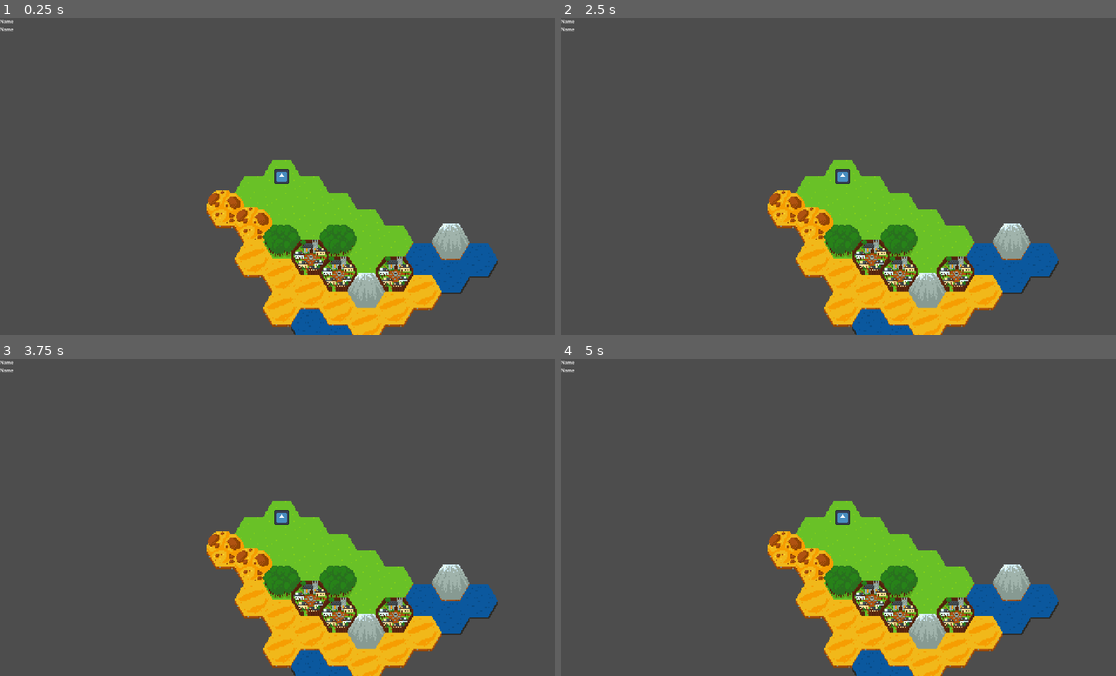
Above: before the commit, frames 1-4 (two rows, left to right).
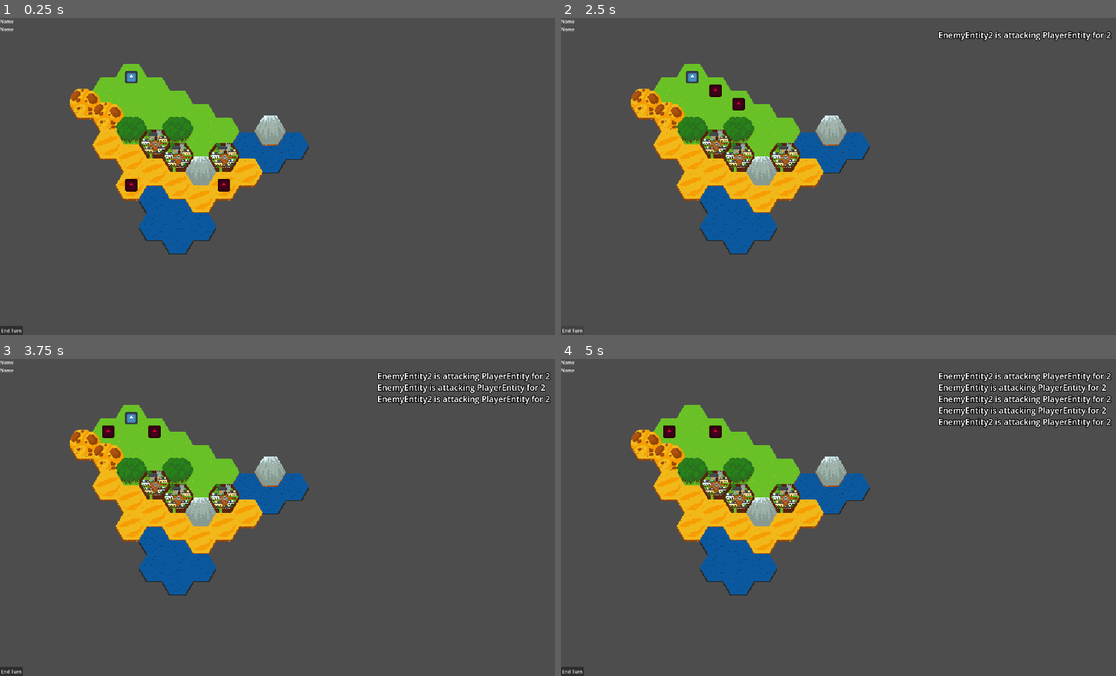
Above: after the commit, the same moments.

Repository: ggmini/idee_3
Game: Godot game, scene res://playground.tscn
The game is run twice, just before and just after one commit, with the same random seed, the same clock (stepped at 60 frames per second) and the same inputs. The engine's default icon, where the game draws it, is replaced by a stand-in: a white triangle on a blue panel in a dark square.
Inputs (mouse positions are in pixels of both pictures, inside the frame that each line leads up to):
- Up to frame 1 (0.25 s): no input
- Up to frame 2 (2.5 s): click (572, 331) at 0.5 s, where only the run after the commit has a clickable "End Turn"; click (572, 331) at 1.25 s, where only the run after the commit has a clickable "End Turn"; click (572, 331) at 2 s, where only the run after the commit has a clickable "End Turn"
- Up to frame 3 (3.75 s): tap Enter at 2.75 s; move the mouse to (405, 501) at 2.77 s; press the mouse at (405, 501) at 2.78 s; move the mouse to (166, 533) at 3.52 s; release the mouse at (166, 533) at 3.53 s; click (166, 533) at 3.6 s
- Up to frame 4 (5 s): tap Space at 4.25 s; move the mouse to (899, 447) at 4.27 s; press the mouse at (899, 447) at 4.28 s

The runs differ from the first frame. In frame 1, 28% of the frame differs, in the area x 0-90%, y 14-100%; in frame 2, 28%; in frame 3, 29%; in frame 4, 31%, in the area x 0-100%, y 4-100%.

Commit message:
entity pathfinding & basic enemy ai

Diff:
--- /dev/null
+++ b/tile-based-strategy/entities/enemy/enemy_entity.gd
@@ -0,0 +1,96 @@
+class_name EnemyEntity
+extends Entity
+
+
+signal movement_finished
+signal turn_finished
+
+func _input(event: InputEvent) -> void:
+	if TurnManager.active_side != TurnManager.sides.AI:
+		return
+
+	super(event)
+
+
+func play_turn():
+	var a_star: AStar2D = map.a_star
+	var target: PlayerEntity = _get_closest_enemy()
+
+	if attack_check(target.map_position):
+		add_line_to_log(name + " is attacking " + target.name + " for " + str(attack_val))
+		attack(target)
+
+		return
+
+	var target_cell: Vector2i = _get_closest_unblocked_neighbor_cell(target.map_position)
+
+
+	var enemies: Array = get_tree().get_nodes_in_group("EnemyEntity")
+	var players: Array = get_tree().get_nodes_in_group("PlayerEntity")
+	var obstacles = enemies + players
+	obstacles.erase(self)
+	obstacles = obstacles.map(func(obs: Entity): return obs.map_position)
+	for obstacle in obstacles:
+		var id: int = map.map_dict[obstacle]
+		a_star.set_point_disabled(id)
+
+
+	var path: Array = a_star.get_point_path(map.map_dict[map_position], map.map_dict[target_cell])
+	path.remove_at(0)
+
+	for obstacle in obstacles:
+		var id: int = map.map_dict[obstacle]
+		a_star.set_point_disabled(id, false)
+
+	await _move_toward_player(path)
+
+	if attack_check(target.map_position):
+		add_line_to_log(name + " is attacking " + target.name + " for " + str(attack_val))
+
+		attack(target)
+
+	return turn_finished
+
+
+func attack_check(target_cell: Vector2i) -> bool:
+	return target_cell in _get_unblocked_neighbor_cells(self.map_position, false)
+
+
+func _get_closest_enemy():
+	var candidates: Array = get_tree().get_nodes_in_group("PlayerEntity")
+	var distances: Array = candidates.map(func(enemy: PlayerEntity): return (enemy.map_position - self.map_position).length())
+	var target_idx: int = distances.find(distances.min())
+
+	return candidates[target_idx]
+
+
+func _get_unblocked_neighbor_cells(cell: Vector2i, count_enemies: bool = true):
+	var game_manager: GameManager = get_tree().root.get_child(-1)
+	var neighbors: Array = map.get_surrounding_cells(cell)
+
+	if count_enemies:
+		neighbors = neighbors.filter(func(neighbor): return game_manager.get_entity_at_pos(neighbor) == null)
+
+	neighbors = neighbors.filter(func(neighbor): return map.get_cell_source_id(neighbor) != -1)
+
+	return neighbors
+
+
+func _get_closest_unblocked_neighbor_cell(cell: Vector2i):
+	var neighbors: Array = _get_unblocked_neighbor_cells(cell)
+	var distances: Array = neighbors.map(func(neighbor: Vector2i): return (cell - neighbor).length())
+	var target_idx: int = distances.find(distances.min())
+
+	return neighbors[target_idx]
+
+
+func _move_toward_player(path: Array) -> Signal:
+	var i: int = 0
+	while self.range_left > 0 and i < path.size():
+		var point: Vector2i = path[i]
+		await _move_to_position(point)
+		map_position = map.local_to_map(self.position)
+		self.range_left -= 1
+		i += 1
+
+	return movement_finished
--- /dev/null
+++ b/tile-based-strategy/entities/enemy/enemy_entity.tscn
@@ -0,0 +1,12 @@
+[gd_scene format=3 uid="uid://cc2iy4k3vkwab"]
+
+[ext_resource type="Script" uid="uid://baj5dedl2p6gw" path="res://entities/enemy/enemy_entity.gd" id="1_r7pvc"]
+[ext_resource type="Texture2D" uid="uid://d3y5crwq6fe3" path="res://icon.svg" id="2_mvcjo"]
+
+[node name="EnemyEntity" type="Node2D" unique_id=154661158 groups=["EnemyEntity"]]
+modulate = Color(0.9013424, 0, 0.1537557, 1)
+script = ExtResource("1_r7pvc")
+
+[node name="Sprite2D" type="Sprite2D" parent="." unique_id=54014540]
+scale = Vector2(0.1, 0.1)
+texture = ExtResource("2_mvcjo")
--- a/tile-based-strategy/entities/enemy_entity.gd
+++ /dev/null
@@ -1,9 +0,0 @@
-extends Entity
-
-
-
-func _input(event: InputEvent) -> void:
-	if TurnManager.active_side != TurnManager.sides.AI:
-		return
-
-	super(event)
--- a/tile-based-strategy/entities/entity.gd
+++ b/tile-based-strategy/entities/entity.gd
@@ -3,15 +3,19 @@
 
 
 signal selected(entity: Entity)
-
+signal range_left_changed(entity: Entity, new_value: int)
 
 @export_category("Components")
 @export var map: Map
+@export var log_label: RichTextLabel
 
 @export_category("Parameters")
 @export var entity_name: String
 @export var entity_range: int = 4
 @export var tween_duration: float = 0.2
+
+@export_category("Stats")
+@export var attack_val: int = 2
 
 var map_position: Vector2i
 
@@ -19,7 +23,8 @@
 var attack_range: int = 1
 
 var is_moving: bool = false
-var range_left: int = 4
+var range_left: int = 4 : set = set_range_left
+
 
 
 # Called when the node enters the scene tree for the first time.
@@ -65,10 +70,31 @@
 func _range_to_default() -> void:
 	self.range_left = self.entity_range
 
+
+func attack(entity: Entity):
+	if (self is PlayerEntity and entity is PlayerEntity
+	or self is EnemyEntity and entity is EnemyEntity):
+		print("tried attacking ally, aborting")
+		return
+
+	entity.take_damage(attack_val)
+
+
 func take_damage(damage: int) -> void:
 	health -= damage
 	if health <= 0:
 		die()
 
+
 func die() -> void:
 	self.queue_free()
+
+
+func set_range_left(value: int):
+	range_left = value
+	range_left_changed.emit(self, range_left)
+
+
+func add_line_to_log(line: String):
+	log_label.text += "\n"
+	log_label.text += line
--- a/tile-based-strategy/entities/player_entity.gd
+++ b/tile-based-strategy/entities/player/player_entity.gd
@@ -1,3 +1,4 @@
+class_name PlayerEntity
 extends Entity
 
 
--- /dev/null
+++ b/tile-based-strategy/entities/player/player_entity.tscn
@@ -0,0 +1,11 @@
+[gd_scene format=3 uid="uid://f8np6xecoi1l"]
+
+[ext_resource type="Script" uid="uid://icb0xpctfw3w" path="res://entities/player/player_entity.gd" id="1_fvclk"]
+[ext_resource type="Texture2D" uid="uid://d3y5crwq6fe3" path="res://icon.svg" id="2_mey6f"]
+
+[node name="PlayerEntity" type="Node2D" unique_id=154661158 groups=["PlayerEntity"]]
+script = ExtResource("1_fvclk")
+
+[node name="Sprite2D" type="Sprite2D" parent="." unique_id=54014540]
+scale = Vector2(0.1, 0.1)
+texture = ExtResource("2_mey6f")
--- a/tile-based-strategy/game_manager.gd
+++ b/tile-based-strategy/game_manager.gd
@@ -10,12 +10,17 @@
 
 var active_entity: Entity
 
+@onready var end_turn_button: Button = $CanvasLayer/Control/EndTurnButton
+
 
 # Called when the node enters the scene tree for the first time.
 func _ready() -> void:
+	end_turn_button.pressed.connect(_on_end_turn_button_pressed)
+
 	for child in self.get_children():
 		if child is Entity:
 			child.selected.connect(_on_entity_selected)
+			child.range_left_changed.connect(_on_range_left_changed)
 
 
 # Called every frame. 'delta' is the elapsed time since the previous frame.
@@ -60,6 +65,9 @@
 		return
 
 	active_entity.attack(target_entity)
+	active_entity.add_line_to_log(active_entity.name + " is attacking " + target_entity.name + " for " + str(active_entity.attack_val))
+	TurnManager.end_turn()
+
 
 
 func get_entity_at_pos(pos: Vector2i):
@@ -69,3 +77,13 @@
 				return child
 
 	return null
+
+
+func _on_range_left_changed(entity: Entity, new_val: int):
+	if entity == active_entity:
+		entity_range.text = str(new_val)
+
+
+func _on_end_turn_button_pressed():
+	if TurnManager.active_side == TurnManager.sides.PLAYER:
+		TurnManager.end_turn()
--- a/tile-based-strategy/playground.tscn
+++ b/tile-based-strategy/playground.tscn
@@ -3,7 +3,8 @@
 [ext_resource type="Script" uid="uid://df6cxlgj0ji4u" path="res://game_manager.gd" id="1_o00ia"]
 [ext_resource type="Texture2D" uid="uid://ygw6olg32lod" path="res://fantasyhextiles_v3_borderless.png" id="1_rupst"]
 [ext_resource type="Script" uid="uid://jleeqr0col03" path="res://tile_map_layer.gd" id="2_is3ju"]
-[ext_resource type="PackedScene" uid="uid://bonc8k7grij6l" path="res://entity.tscn" id="4_is3ju"]
+[ext_resource type="PackedScene" uid="uid://f8np6xecoi1l" path="res://entities/player/player_entity.tscn" id="4_is3ju"]
+[ext_resource type="PackedScene" uid="uid://cc2iy4k3vkwab" path="res://entities/enemy/enemy_entity.tscn" id="5_o00ia"]
 
 [sub_resource type="TileSetAtlasSource" id="TileSetAtlasSource_wt17y"]
 texture = ExtResource("1_rupst")
@@ -77,18 +78,17 @@
 script = ExtResource("2_is3ju")
 metadata/_edit_lock_ = true
 
-[node name="Entity" parent="." unique_id=154661158 node_paths=PackedStringArray("map") instance=ExtResource("4_is3ju")]
-position = Vector2(13, 11)
-map = NodePath("../TileMapLayer")
-entity_name = "Player"
-
 [node name="CanvasLayer" type="CanvasLayer" parent="." unique_id=539504833]
 
 [node name="Control" type="Control" parent="CanvasLayer" unique_id=832990018]
 layout_mode = 3
-anchors_preset = 0
-offset_right = 40.0
-offset_bottom = 40.0
+anchors_preset = 15
+anchor_right = 1.0
+anchor_bottom = 1.0
+grow_horizontal = 2
+grow_vertical = 2
+size_flags_horizontal = 3
+size_flags_vertical = 3
 
 [node name="VBoxContainer" type="VBoxContainer" parent="CanvasLayer/Control" unique_id=846093940]
 layout_mode = 0
@@ -108,3 +108,44 @@
 fit_content = true
 scroll_active = false
 autowrap_mode = 0
+
+[node name="EndTurnButton" type="Button" parent="CanvasLayer/Control" unique_id=564828251]
+layout_mode = 1
+anchors_preset = 2
+anchor_top = 1.0
+anchor_bottom = 1.0
+offset_top = -31.0
+offset_right = 78.0
+grow_vertical = 0
+text = "End Turn"
+
+[node name="LogLabel" type="RichTextLabel" parent="CanvasLayer/Control" unique_id=331712528]
+layout_mode = 1
+anchors_preset = -1
+anchor_left = 0.67
+anchor_right = 1.0
+anchor_bottom = 1.0
+grow_vertical = 2
+theme_override_constants/outline_size = 9
+theme_override_font_sizes/normal_font_size = 28
+
+[node name="Camera2D" type="Camera2D" parent="." unique_id=1271243000]
+position = Vector2(172, 117)
+zoom = Vector2(3.285, 3.285)
+
+[node name="PlayerEntity" parent="." unique_id=154661158 node_paths=PackedStringArray("map", "log_label") instance=ExtResource("4_is3ju")]
+position = Vector2(15, 10)
+map = NodePath("../TileMapLayer")
+log_label = NodePath("../CanvasLayer/Control/LogLabel")
+entity_name = "player_entity"
+
+[node name="EnemyEntity" parent="." unique_id=1054252782 node_paths=PackedStringArray("map", "log_label") instance=ExtResource("5_o00ia")]
+position = Vector2(112, 127)
+map = NodePath("../TileMapLayer")
+log_label = NodePath("../CanvasLayer/Control/LogLabel")
+entity_name = "Enemy"
+
+[node name="EnemyEntity2" parent="." unique_id=205769962 node_paths=PackedStringArray("map", "log_label") instance=ExtResource("5_o00ia")]
+position = Vector2(15, 127)
+map = NodePath("../TileMapLayer")
+log_label = NodePath("../CanvasLayer/Control/LogLabel")
--- a/tile-based-strategy/project.godot
+++ b/tile-based-strategy/project.godot
@@ -17,12 +17,17 @@
 
 [autoload]
 
-TurnManager="*uid://c8112j2c5bg7w"
+TurnManager="*uid://dq4blpbpq0r6t"
 
 [display]
 
 window/size/viewport_width=1920
 window/size/viewport_height=1080
+
+[global_group]
+
+PlayerEntity=""
+EnemyEntity=""
 
 [input]
 
--- a/tile-based-strategy/turn_manager.gd
+++ b/tile-based-strategy/turn_manager.gd
@@ -8,16 +8,28 @@
 
 var active_side: sides = sides.PLAYER
 
-@onready var game_manager: GameManager = get_tree().get_child(-1)
+@onready var game_manager: GameManager = get_tree().root.get_child(-1)
 
 
 func end_turn():
 	active_side = (active_side + 1) % sides.size()
 	game_manager.active_entity = null
 	refresh_ranges()
+	if active_side == sides.AI:
+		_enemy_turn()
 
 
 func refresh_ranges():
 	for child in game_manager.get_children():
 		if child is Entity:
 			child.range_left = child.entity_range
+
+
+func _enemy_turn():
+	print("enemy turn starting")
+	var enemies: Array = get_tree().get_nodes_in_group("EnemyEntity")
+	for enemy: EnemyEntity in enemies:
+		await enemy.play_turn()
+
+	print("enemy turn finished")
+	end_turn()
Renamed: tile-based-strategy/entities/enemy_entity.gd.uid -> tile-based-strategy/entities/enemy/enemy_entity.gd.uid
Renamed: tile-based-strategy/entity.tscn -> tile-based-strategy/entities/entity.tscn
Renamed: tile-based-strategy/entities/player_entity.gd.uid -> tile-based-strategy/entities/player/player_entity.gd.uid
